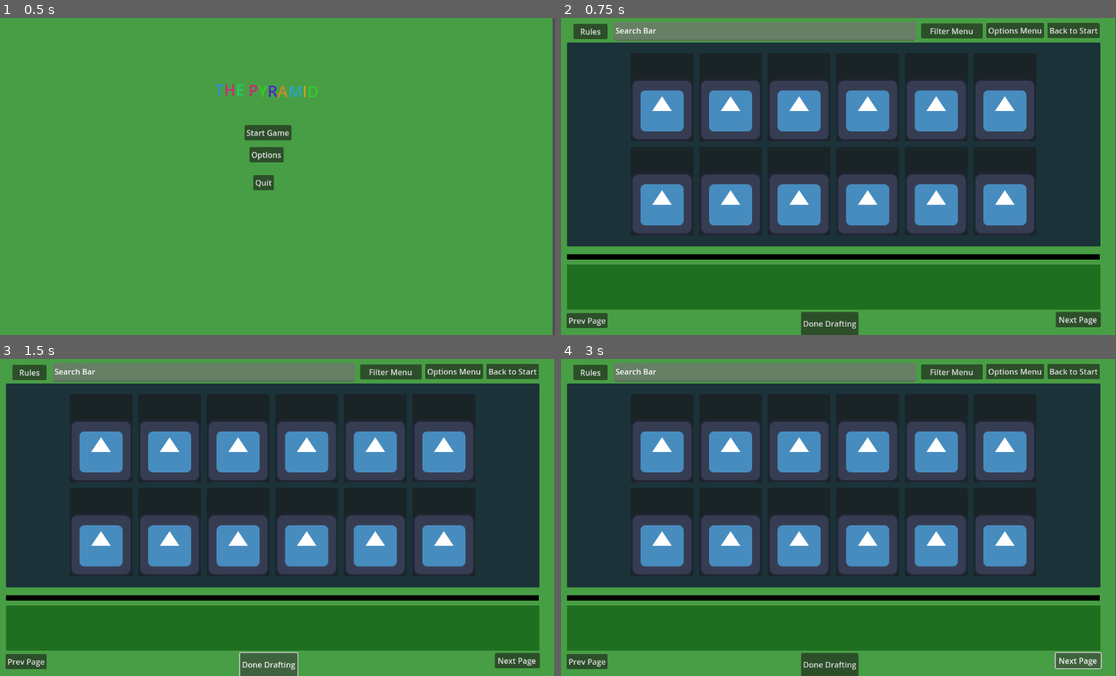
Above: before the commit, frames 1-4 (two rows, left to right).
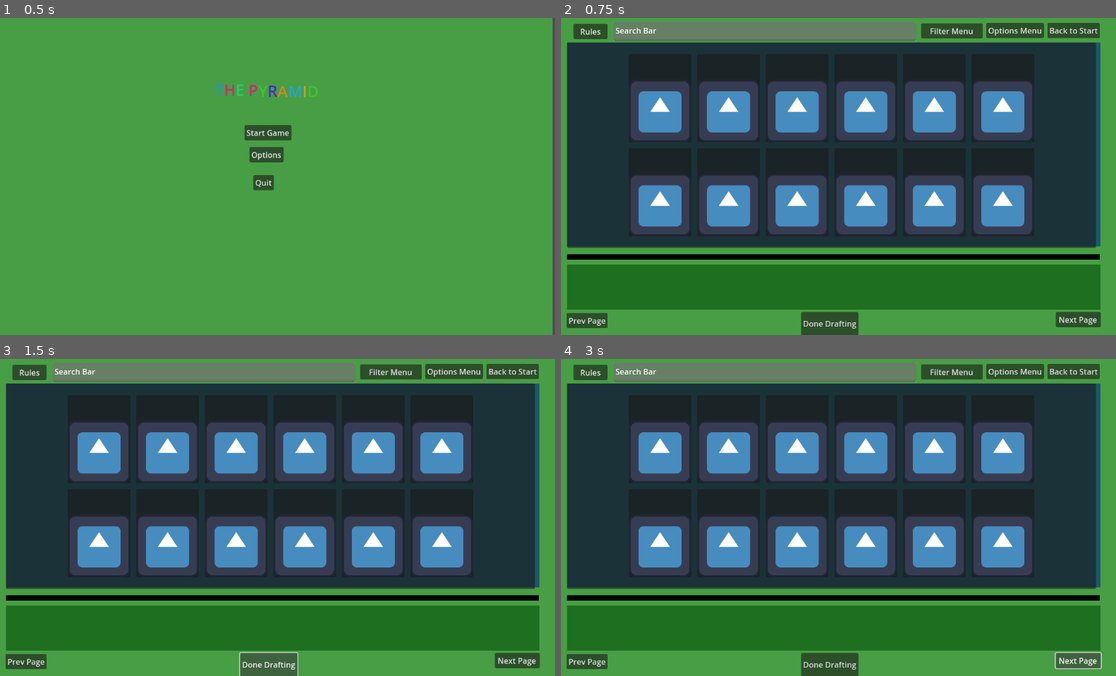
Above: after the commit, the same moments.

Repository: monochromia/PyramidGodot
Game: Godot game, scene res://Main Menu.tscn
Same seed, same stepped clock (60 frames per second), same inputs: the game is played once before the commit and once after it. The engine's default icon, where the game draws it, is replaced by a stand-in: a white triangle on a blue panel in a dark square.
Inputs:
- Up to frame 1 (0.5 s): no input
- Up to frame 2 (0.75 s): click "Start Game" at 0.5 s
- Up to frame 3 (1.5 s): click "Done Drafting" at 1.25 s
- Up to frame 4 (3 s): click "Done Drafting" at 2 s; click "Next Page" at 2.75 s

Frame 1 is identical in both runs. In frame 2, 5.6% of the frame differs, in the area x 1-100%, y 0-100%; in frame 3, 5.6%; in frame 4, 5.6%.

Commit message:
Bugfixes, image loading now works

Diff:
--- a/Pack Select.tscn
+++ b/Pack Select.tscn
@@ -8,9 +8,25 @@
 script = ExtResource("1_x7gni")
 
 [node name="Background Placeholder" type="ColorRect" parent="."]
-offset_right = 1151.0
+offset_right = 1171.0
 offset_bottom = 652.0
 color = Color(0.282353, 0.619608, 0.266667, 1)
+
+[node name="Pack Area Placeholder" type="ColorRect" parent="Background Placeholder"]
+layout_mode = 0
+offset_left = 31.0
+offset_top = 50.0
+offset_right = 1120.0
+offset_bottom = 467.0
+size_flags_horizontal = 4
+size_flags_vertical = 4
+color = Color(0.117647, 0.345098, 0.411765, 1)
+
+[node name="Pack Select Data" parent="Background Placeholder/Pack Area Placeholder" instance=ExtResource("3_bwkng")]
+layout_mode = 1
+offset_top = -208.5
+offset_right = -9.0
+offset_bottom = 211.5
 
 [node name="Done Button" type="Button" parent="."]
 offset_left = 509.0
@@ -61,13 +77,6 @@
 offset_bottom = 596.0
 color = Color(0.117647, 0.439216, 0.12549, 1)
 
-[node name="Pack Area Placeholder" type="ColorRect" parent="."]
-offset_left = 31.0
-offset_top = 50.0
-offset_right = 1120.0
-offset_bottom = 467.0
-color = Color(0.117647, 0.345098, 0.411765, 1)
-
 [node name="Search Bar" type="TextEdit" parent="."]
 offset_left = 126.0
 offset_top = 8.0
@@ -95,11 +104,5 @@
 [node name="BGM" type="AudioStreamPlayer" parent="."]
 stream = ExtResource("2_tm624")
 
-[node name="Pack Select Data" parent="." instance=ExtResource("3_bwkng")]
-offset_left = 31.0
-offset_top = 50.0
-offset_right = 1120.0
-offset_bottom = 467.0
-
 [connection signal="pressed" from="End Run Button" to="." method="_on_end_run_button_pressed"]
 [connection signal="pressed" from="Options Button" to="." method="_on_options_button_pressed"]
--- a/pack_select/pack_select_data.gd
+++ b/pack_select/pack_select_data.gd
@@ -24,19 +24,21 @@
 
 
 func load_image_into_texture(image_path):
-	var image = Image.new()  # Create a new Image instance
-	var error = image.load(image_path)  # Load the image file
+	var im = Image.new()
+	im = Image.load_from_file(image_path)  # Create a new Image instance
 
-	if error == OK:  # Check if the image loaded successfully
+	#TODO: Set pack size dynamically based on number of rows/columns decided by screen size or user settings? idk.
+	# This solution works but messes up resolution something fierce
+	im.resize(150,225)
+
+	if im != Image.new():  # Check if the image loaded successfully
 		var texture = ImageTexture.new()  # Create a new ImageTexture instance
-		texture.create_from_image(image)  # Assign the image to the texture
+
+		texture = ImageTexture.create_from_image(im)  # Assign the image to the texture
 		return texture  # Return the texture
 	else:
 		print("Failed to load image: ", image_path)
 		return null
-
-
-
 
 func load_cards():
 	var card_backs_dir = DirAccess.open(mod_folder_path + "/Card Backs App")
--- a/project.godot
+++ b/project.godot
@@ -12,7 +12,7 @@
 
 config/name="PyramidGodot"
 run/main_scene="res://Main Menu.tscn"
-config/features=PackedStringArray("4.1", "GL Compatibility")
+config/features=PackedStringArray("4.0", "GL Compatibility")
 config/icon="res://icon.svg"
 
 [display]
Not shown: 1 places in Options Menu.tscn that only renumber resources
